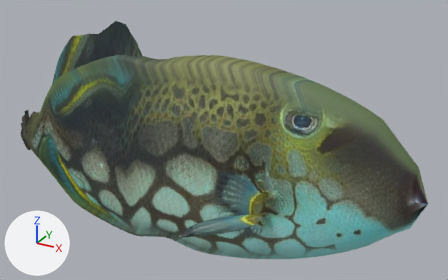
Two versions of the glTF model public/aqua/models/fish/clown_triggerfish.glb, one commit apart.
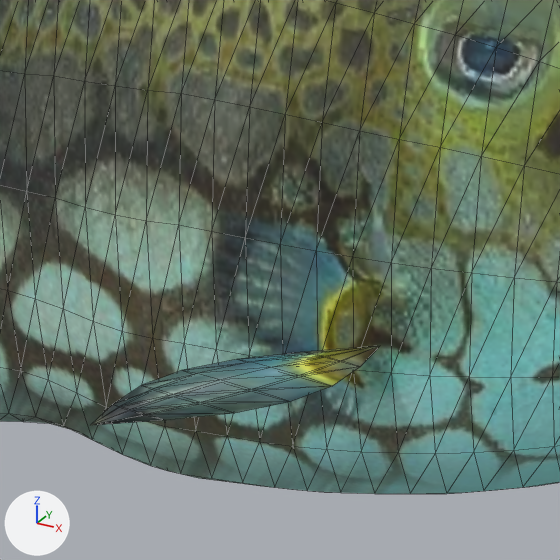
There are two pictures of each version: one whole from a 50 mm camera at (6892.152, -2.045, 311.216) aimed at (6890.978, 0.09, 310.149), one close up on the part from 33% to 72% of the width and 37% to 100% of the height. The axes (+X, +Y, +Z) are drawn at lower left. The lights are the same throughout. The older version's two pictures come first. The close-ups show mesh edges as thin lines. Vertices at exactly the same position are counted once.

The scene before the commit, as lines of its bpy script (objects in view):
```python
me_clown_triggerfish = bpy.data.meshes.new('clown_triggerfish')
me_clown_triggerfish.from_pydata(...)  # 834 vertices, 1598 faces; spans x 6889.85..6891.86, y -0.34..0.34, z 309.59..310.63
me_clown_triggerfish.materials.append(mat_painted_pbr_atlas)  # picture img_clown_triggerfish_basecolor
ob_clown_triggerfish = bpy.data.objects.new('clown_triggerfish', me_clown_triggerfish)
ob_clown_triggerfish.location = (0.0, 0.0, 0.0)
```
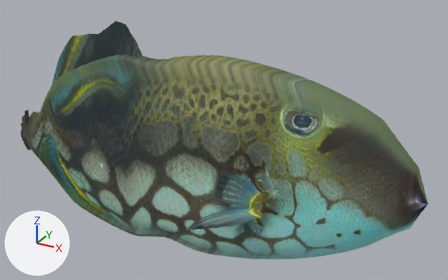
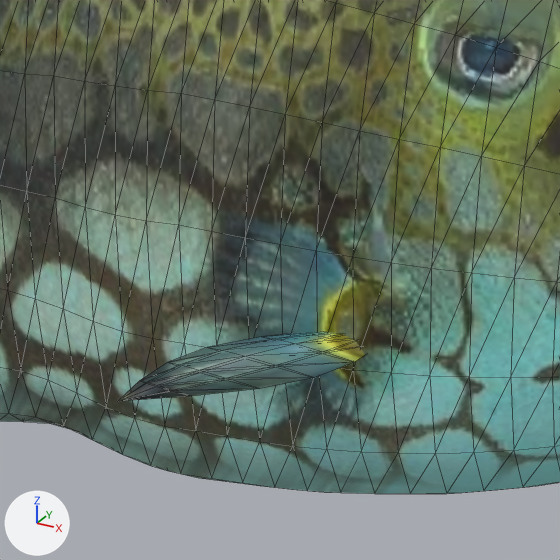
Where the change shows, as pixel boxes [x1, y1, x2, y2] in the close-ups (560 x 560 px; the box of a moved part takes in the faces that stretch with it):
part 1 of me_clown_triggerfish, moved or reshaped: before [91, 346, 380, 425]; after [119, 332, 365, 401]

Edits to the bpy script that builds the scene:
```text
Change me_clown_triggerfish:
    used by ob_clown_triggerfish; location = (0.0, 0.0, 0.0)
    remove me_clown_triggerfish.from_pydata(...)  # 834 vertices, 1598 faces; spans x 6889.85..6891.86, y -0.34..0.34, z 309.59..310.63
    add me_clown_triggerfish.from_pydata(...)  # 834 vertices, 1598 faces; spans x 6889.85..6891.86, y -0.28..0.28, z 309.59..310.63
    me_clown_triggerfish part 1: the loose piece of 42 vertices spanning x 6891.01..6891.3, y -0.34..-0.14, z 309.91..310.0 is moved by (0.0, 0.06, 0.0)
    other edits to the shape of me_clown_triggerfish do not show in these pictures
```
